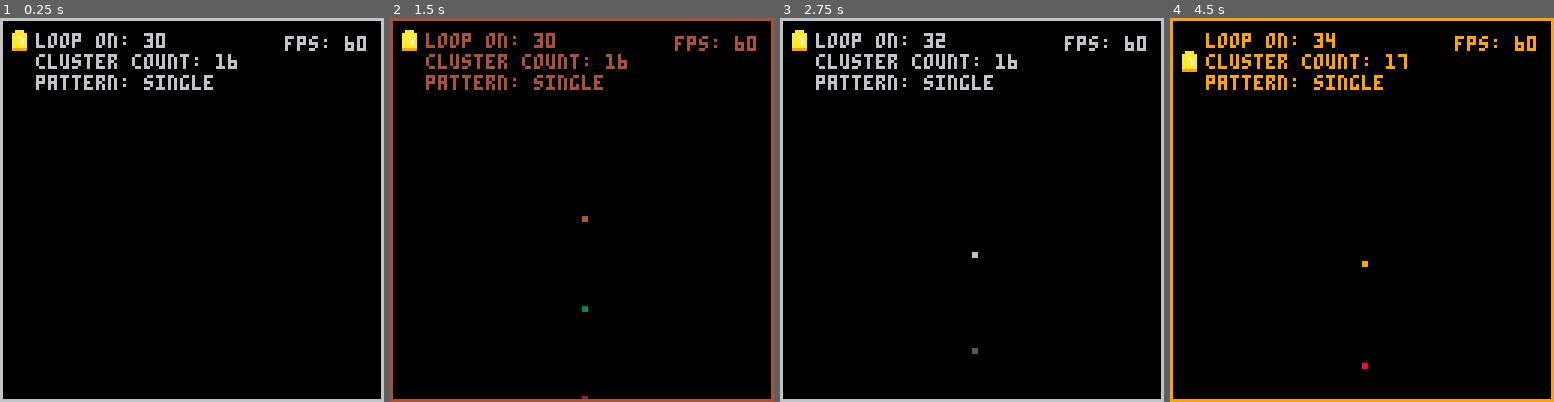
Above: before the commit, frames 1-4 (left to right).
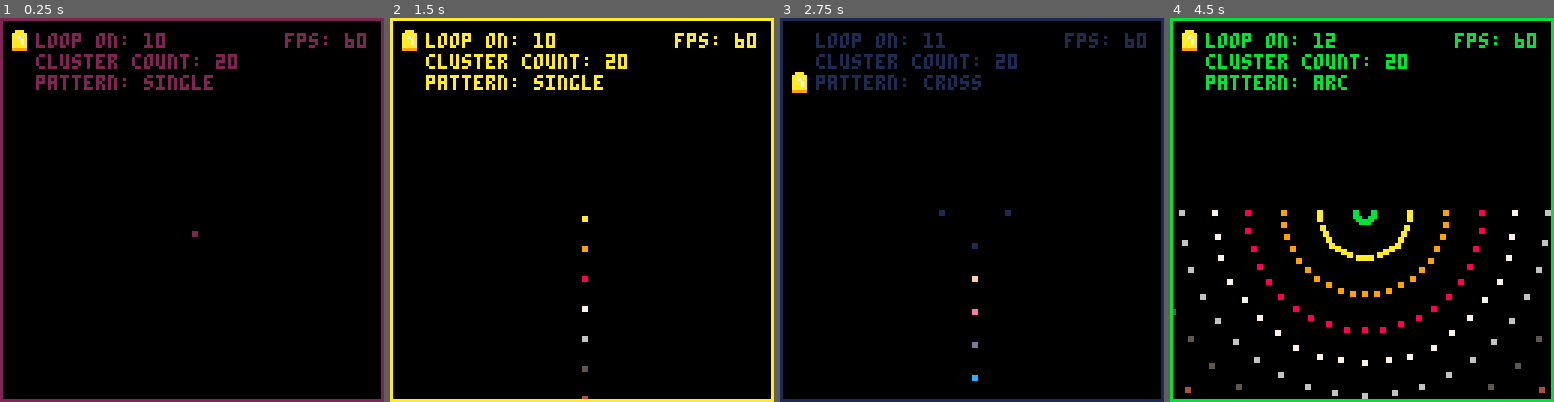
Above: after the commit, the same moments.

Repository: rustybailey/bullet_pattern_tester
Game: PICO-8 cartridge bullet_pattern_tester.p8
Two runs of this game, one before a commit and one after it. Both use one fixed random seed, a clock stepped at 60 frames per second and the inputs below.
Inputs:
- Up to frame 1 (0.25 s): no input
- Up to frame 2 (1.5 s): no input
- Up to frame 3 (2.75 s): hold Right 1.6-2.1 s; hold Up 2.15-2.42 s; hold Right from 2.47 s (still down)
- Up to frame 4 (4.5 s): release Right at 3.03 s; hold Left 3.08-3.58 s; hold Down 3.63-3.97 s; hold Right from 4.02 s (still down)

The runs differ from the first frame. In frame 1, 5.7% of the frame differs, in the area x 0-100%, y 0-100%; in frame 2, 5.8%; in frame 3, 6.4%; in frame 4, 9.1%.

Commit message:
Make a proper menu object so that it's easy to add new items and everything interacts more dynamically with less hard-coded things.

Diff:
--- a/bullet_pattern_tester.p8
+++ b/bullet_pattern_tester.p8
@@ -85,103 +85,140 @@
   'radial'
 }
 
-max_counter = 30
-max_cluster_count = 16
+max_counter = 10
+max_cluster_count = 20
 max_color = 15
 
 function _init()
 end
 
-btn_was_pressed_times = 0
-btn_is_pressed = false
+menu = {
+  current_selection = 1,
+  x = 4,
+  y = 5,
+  btn_is_pressed = false,
+  btn_was_pressed_times = 0,
+  menu_items = {
+    {
+      name = "loop",
+      decrement = function(self)
+        max_counter -= 1
+        if (max_counter < 1) then
+          max_counter = 1
+        end
+      end,
+      increment = function(self)
+        max_counter += 1
+      end,
+      draw = function(self, x, y)
+        print('loop on: ' .. max_counter, x, y)
+      end
+    },
+    {
+      name = "cluster",
+      decrement = function(self)
+        max_cluster_count -= 1
+        if (max_cluster_count < 1) then
+          max_cluster_count = 1
+        end
+      end,
+      increment = function(self)
+        max_cluster_count += 1
+      end,
+      draw = function(self, x, y)
+        print('cluster count: ' .. max_cluster_count, x, y)
+      end
+    },
+    {
+      name = "pattern",
+      decrement = function(self)
+        pattern -= 1
+        if (pattern <= 0) then
+          pattern = #patterns
+        end
+      end,
+      increment = function(self)
+        pattern += 1
+        if (pattern > #patterns) then
+          pattern = 1
+        end
+      end,
+      draw = function(self, x, y)
+        print('pattern: ' .. patterns[pattern], x, y)
+      end
+    },
+  },
+  update = function(self)
+    self.btn_is_pressed = false
+    if (btn(2)) then
+      if self.btn_was_pressed_times == 0 or self.btn_was_pressed_times > 30 then
+        self.current_selection -= 1
+        if (self.current_selection < 1) then
+          self.current_selection = #self.menu_items
+        end
+      end
+      self.btn_is_pressed = true
+    end
+
+    if (btn(3)) then
+      if self.btn_was_pressed_times == 0 or self.btn_was_pressed_times > 30 then
+        self.current_selection += 1
+        if (self.current_selection > #self.menu_items) then
+          self.current_selection = 1
+        end
+      end
+      self.btn_is_pressed = true
+    end
+
+    if (btn(1)) then
+      if self.btn_was_pressed_times == 0 or self.btn_was_pressed_times > 30 then
+        self.menu_items[self.current_selection]:increment()
+      end
+      self.btn_is_pressed = true
+    end
+
+    if (btn(0)) then
+      if self.btn_was_pressed_times == 0 or self.btn_was_pressed_times > 30 then
+        self.menu_items[self.current_selection]:decrement()
+      end
+      self.btn_is_pressed = true
+    end
+
+    if self.btn_is_pressed == true then
+      self.btn_was_pressed_times += 1
+    else
+      self.btn_was_pressed_times = 0
+    end
+
+    menu_cursor:update()
+  end,
+  draw = function(self)
+    for i, item in pairs(self.menu_items) do
+      local x = menu_cursor.width + ((menu_cursor.x - 1) * 2)
+      local y = (i - 1) * menu_cursor.height + menu_cursor.y_offset + 1
+      item:draw(x, y)
+    end
+    menu_cursor:draw()
+  end
+}
 
 menu_cursor = {
   sprite = 5,
   x = 4,
+  y_offset = 4,
   y = 4,
   width = 6,
   height = 7,
   update = function(self)
-    btn_is_pressed = false
-    if (btn(2)) then
-      if btn_was_pressed_times == 0 or btn_was_pressed_times > 30 then
-        self.y -= self.height
-        if (self.y < 4) then
-          self.y = 4
-        end
-      end
-      btn_is_pressed = true
-    end
-
-    if (btn(3)) then
-      if btn_was_pressed_times == 0 or btn_was_pressed_times > 30 then
-        self.y += self.height
-        if (self.y >= (self.height * 2 + 4)) then
-          self.y = (self.height * 2 + 4)
-        end
-      end
-      btn_is_pressed = true
-    end
-
-    if (btn(1)) then
-      if btn_was_pressed_times == 0 or btn_was_pressed_times > 30 then
-        if menu_cursor.y == 4 then
-          max_counter += 1
-        elseif menu_cursor.y == 11 then
-          max_cluster_count += 1
-        elseif menu_cursor.y == 18 then
-          pattern += 1
-          if (pattern > #patterns) then
-            pattern = 1
-          end
-        end
-      end
-      btn_is_pressed = true
-    end
-
-    if (btn(0)) then
-      if btn_was_pressed_times == 0 or btn_was_pressed_times > 30 then
-        if menu_cursor.y == 4 then
-          max_counter -= 1
-        elseif menu_cursor.y == 11 then
-          max_cluster_count -= 1
-        elseif menu_cursor.y == 18 then
-          pattern -= 1
-          if (pattern <= 0) then
-            pattern = #patterns
-          end
-        end
-      end
-      btn_is_pressed = true
-    end
-
-    if btn_is_pressed == true then
-      btn_was_pressed_times += 1
-    else
-      btn_was_pressed_times = 0
-    end
+    self.y = (menu.current_selection - 1) * self.height + self.y_offset
   end,
   draw = function(self)
     spr(self.sprite, self.x, self.y)
   end
 }
 
--- function handle_menu_item_value_change()
---   -- todo: don't let it go below zero
---   btn_is_pressed = false
-
-
-
---   if btn_is_pressed == true then
---     btn_was_pressed_times += 1
---   else
---     btn_was_pressed_times = 0
---   end
--- end
-
 function _update60()
-  menu_cursor:update()
-  -- handle_menu_item_value_change()
+  menu:update()
 
   -- todo: change counter to loop through 60 frames, make different var for frequency?
   counter += 1
@@ -203,21 +240,13 @@
 function _draw()
   cls()
 
-
-
   for bullet in all(bullets) do
     bullet:draw()
   end
 
-  -- print('bullets: ' .. count(bullets), 12, 5)
-  -- print('counter: ' .. counter, 12, 12)
-  print('loop on: ' .. max_counter, 12, 5)
-  print('cluster count: ' .. max_cluster_count, 12, 12)
-  print('pattern: ' .. patterns[pattern], 12, 19)
-
-  print('fps: ' .. stat(7), 95, 6)
-
-  menu_cursor:draw()
+  print('fps: ' .. stat(7), 95, 5)
+
+  menu:draw()
   rect(0, 0, 127, 127)
 end
 
